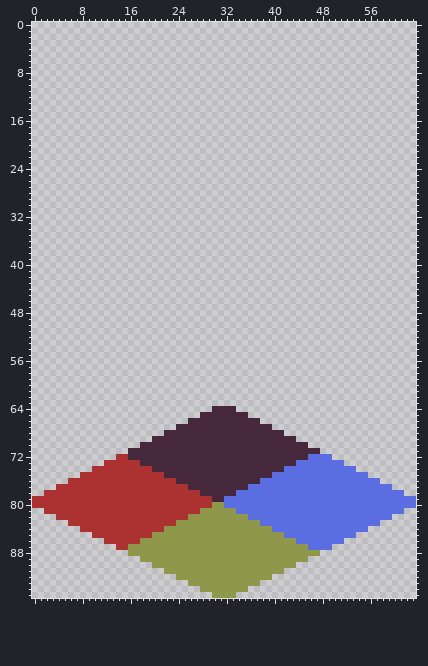
Sprite sheet -- assets/temp_tiles/Sewers_wall96_8.png. The picture above is the old version.
The file is 64x96 pixels.
New version:
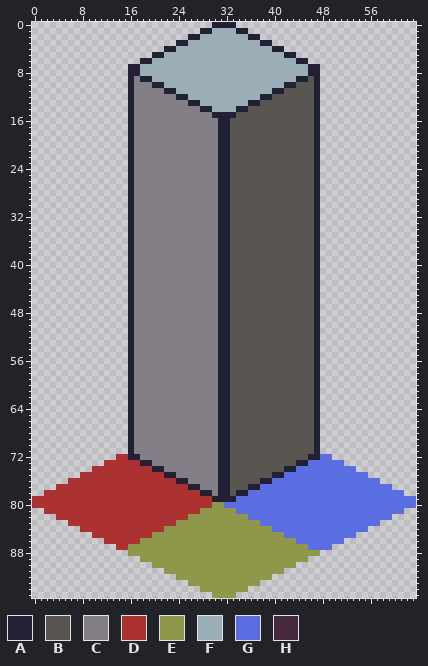
Palette (. is transparent): A #222034  B #595652  C #847e87  D #ac3232  E #8f974a  F #9badb7  G #5b6ee1  H #45283c
Changes in this commit:
Changed rows in their new state; - is an unchanged pixel.
first column x 16:
 0 --------------AAAA--------------
 1 ------------AAFFFFAA------------
 2 ----------AAFFFFFFFFAA----------
 3 --------AAFFFFFFFFFFFFAA--------
 4 ------AAFFFFFFFFFFFFFFFFAA------
 5 ----AAFFFFFFFFFFFFFFFFFFFFAA----
 6 --AAFFFFFFFFFFFFFFFFFFFFFFFFAA--
 7 AAFFFFFFFFFFFFFFFFFFFFFFFFFFFFAA
 8 AAFFFFFFFFFFFFFFFFFFFFFFFFFFFFAA
 9 ACAAFFFFFFFFFFFFFFFFFFFFFFFFAABA
10 ACCCAAFFFFFFFFFFFFFFFFFFFFAABBBA
11 ACCCCCAAFFFFFFFFFFFFFFFFAABBBBBA
12 ACCCCCCCAAFFFFFFFFFFFFAABBBBBBBA
13 ACCCCCCCCCAAFFFFFFFFAABBBBBBBBBA
14 ACCCCCCCCCCCAAFFFFAABBBBBBBBBBBA
15 ACCCCCCCCCCCCCAAAABBBBBBBBBBBBBA
16 ACCCCCCCCCCCCCCAABBBBBBBBBBBBBBA
17 ACCCCCCCCCCCCCCAABBBBBBBBBBBBBBA
18 ACCCCCCCCCCCCCCAABBBBBBBBBBBBBBA
19 ACCCCCCCCCCCCCCAABBBBBBBBBBBBBBA
20 ACCCCCCCCCCCCCCAABBBBBBBBBBBBBBA
21 ACCCCCCCCCCCCCCAABBBBBBBBBBBBBBA
22 ACCCCCCCCCCCCCCAABBBBBBBBBBBBBBA
23 ACCCCCCCCCCCCCCAABBBBBBBBBBBBBBA
24 ACCCCCCCCCCCCCCAABBBBBBBBBBBBBBA
25 ACCCCCCCCCCCCCCAABBBBBBBBBBBBBBA
26 ACCCCCCCCCCCCCCAABBBBBBBBBBBBBBA
27 ACCCCCCCCCCCCCCAABBBBBBBBBBBBBBA
28 ACCCCCCCCCCCCCCAABBBBBBBBBBBBBBA
29 ACCCCCCCCCCCCCCAABBBBBBBBBBBBBBA
30 ACCCCCCCCCCCCCCAABBBBBBBBBBBBBBA
31 ACCCCCCCCCCCCCCAABBBBBBBBBBBBBBA
32 ACCCCCCCCCCCCCCAABBBBBBBBBBBBBBA
33 ACCCCCCCCCCCCCCAABBBBBBBBBBBBBBA
34 ACCCCCCCCCCCCCCAABBBBBBBBBBBBBBA
35 ACCCCCCCCCCCCCCAABBBBBBBBBBBBBBA
36 ACCCCCCCCCCCCCCAABBBBBBBBBBBBBBA
37 ACCCCCCCCCCCCCCAABBBBBBBBBBBBBBA
38 ACCCCCCCCCCCCCCAABBBBBBBBBBBBBBA
39 ACCCCCCCCCCCCCCAABBBBBBBBBBBBBBA
40 ACCCCCCCCCCCCCCAABBBBBBBBBBBBBBA
41 ACCCCCCCCCCCCCCAABBBBBBBBBBBBBBA
42 ACCCCCCCCCCCCCCAABBBBBBBBBBBBBBA
43 ACCCCCCCCCCCCCCAABBBBBBBBBBBBBBA
44 ACCCCCCCCCCCCCCAABBBBBBBBBBBBBBA
45 ACCCCCCCCCCCCCCAABBBBBBBBBBBBBBA
46 ACCCCCCCCCCCCCCAABBBBBBBBBBBBBBA
47 ACCCCCCCCCCCCCCAABBBBBBBBBBBBBBA
48 ACCCCCCCCCCCCCCAABBBBBBBBBBBBBBA
49 ACCCCCCCCCCCCCCAABBBBBBBBBBBBBBA
50 ACCCCCCCCCCCCCCAABBBBBBBBBBBBBBA
51 ACCCCCCCCCCCCCCAABBBBBBBBBBBBBBA
52 ACCCCCCCCCCCCCCAABBBBBBBBBBBBBBA
53 ACCCCCCCCCCCCCCAABBBBBBBBBBBBBBA
54 ACCCCCCCCCCCCCCAABBBBBBBBBBBBBBA
55 ACCCCCCCCCCCCCCAABBBBBBBBBBBBBBA
56 ACCCCCCCCCCCCCCAABBBBBBBBBBBBBBA
57 ACCCCCCCCCCCCCCAABBBBBBBBBBBBBBA
58 ACCCCCCCCCCCCCCAABBBBBBBBBBBBBBA
59 ACCCCCCCCCCCCCCAABBBBBBBBBBBBBBA
60 ACCCCCCCCCCCCCCAABBBBBBBBBBBBBBA
61 ACCCCCCCCCCCCCCAABBBBBBBBBBBBBBA
62 ACCCCCCCCCCCCCCAABBBBBBBBBBBBBBA
63 ACCCCCCCCCCCCCCAABBBBBBBBBBBBBBA
64 ACCCCCCCCCCCCCCAABBBBBBBBBBBBBBA
65 ACCCCCCCCCCCCCCAABBBBBBBBBBBBBBA
66 ACCCCCCCCCCCCCCAABBBBBBBBBBBBBBA
67 ACCCCCCCCCCCCCCAABBBBBBBBBBBBBBA
68 ACCCCCCCCCCCCCCAABBBBBBBBBBBBBBA
69 ACCCCCCCCCCCCCCAABBBBBBBBBBBBBBA
70 ACCCCCCCCCCCCCCAABBBBBBBBBBBBBBA
71 ACCCCCCCCCCCCCCAABBBBBBBBBBBBBBA
72 AACCCCCCCCCCCCCAABBBBBBBBBBBBBAA
73 --AACCCCCCCCCCCAABBBBBBBBBBBAA--
74 ----AACCCCCCCCCAABBBBBBBBBAA----
75 ------AACCCCCCCAABBBBBBBAA------
76 --------AACCCCCAABBBBBAA--------
77 ----------AACCCAABBBAA----------
78 ------------AACAABAA------------
79 --------------AAAA--------------
